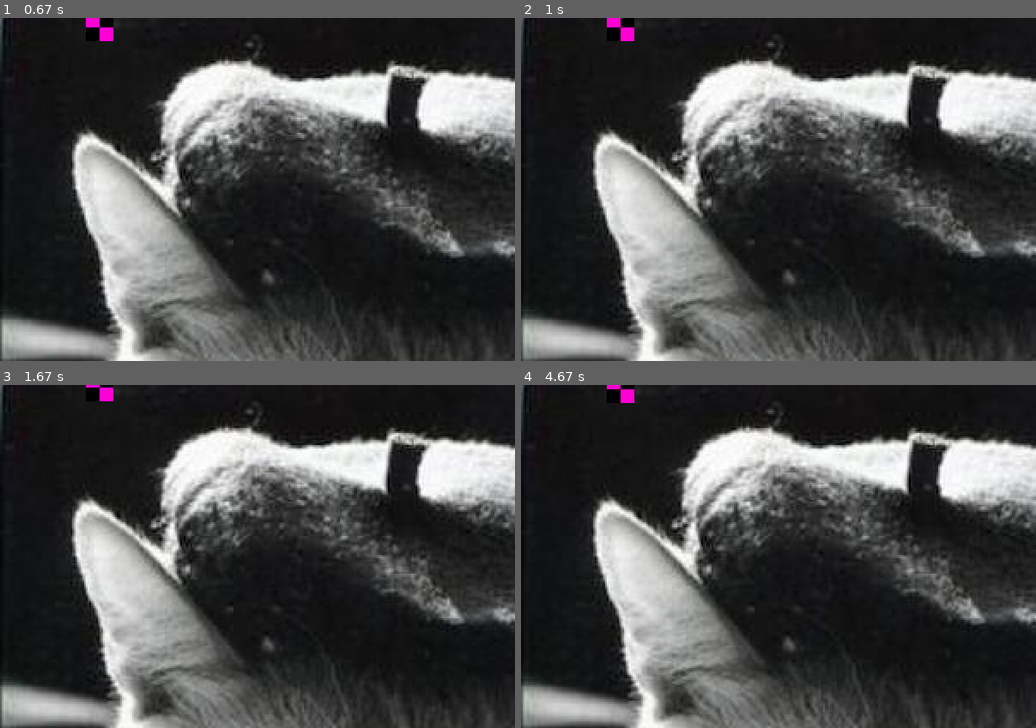
Above: before the commit, frames 1-4 (two rows, left to right).
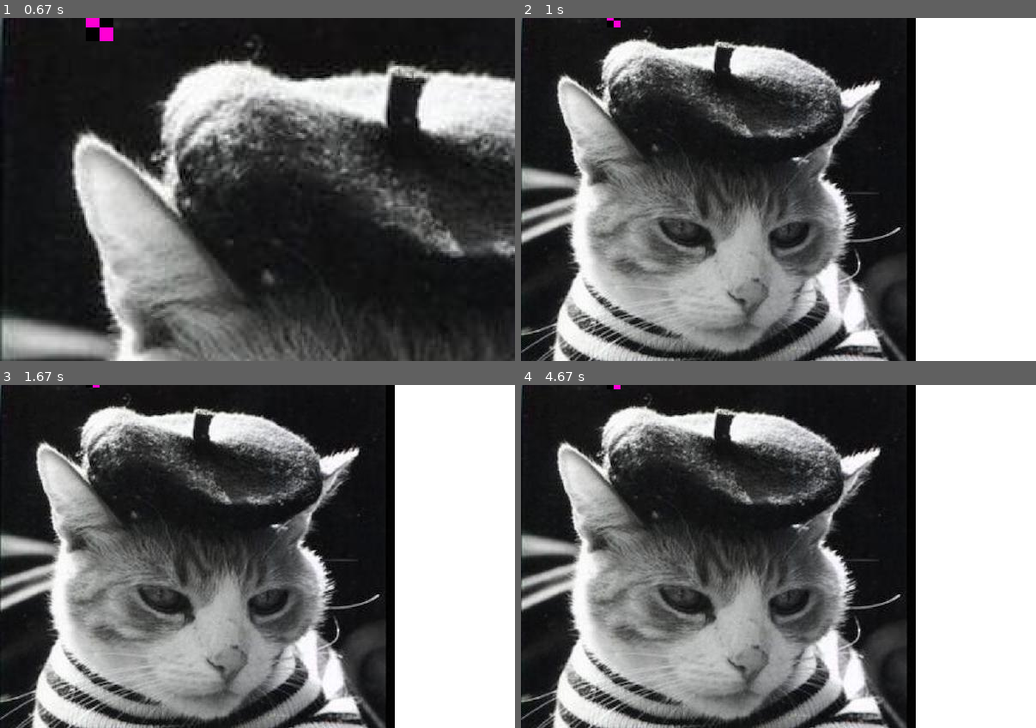
Above: after the commit, the same moments.

Repository: rubatopy/rubato
Game: pygame game, started from main.py
Two runs of this game, one before a commit and one after it. Both use one fixed random seed, a clock stepped at 60 frames per second and the inputs below.
Inputs:
- Up to frame 1 (0.67 s): hold W from 0.33 s (still down)
- Up to frame 2 (1 s): release W at 0.8 s
- Up to frame 3 (1.67 s): hold W 1.17-1.53 s
- Up to frame 4 (4.67 s): hold W 1.97-2.27 s; hold W 2.63-3 s; hold W 3.43-3.73 s

Frame 1 is identical in both runs. In frame 2, 72% of the frame differs, in the area x 0-100%, y 0-100%; in frame 3, 72%; in frame 4, 72%.

Commit message:
update main

Diff:
--- a/main.py
+++ b/main.py
@@ -19,6 +19,8 @@
         scene.camera.zoom = 2
     elif Input.is_pressed("s"):
         scene.camera.zoom = 0.5
+    else:
+        scene.camera.zoom = 1
 
 
 sprite.update = custom_update
